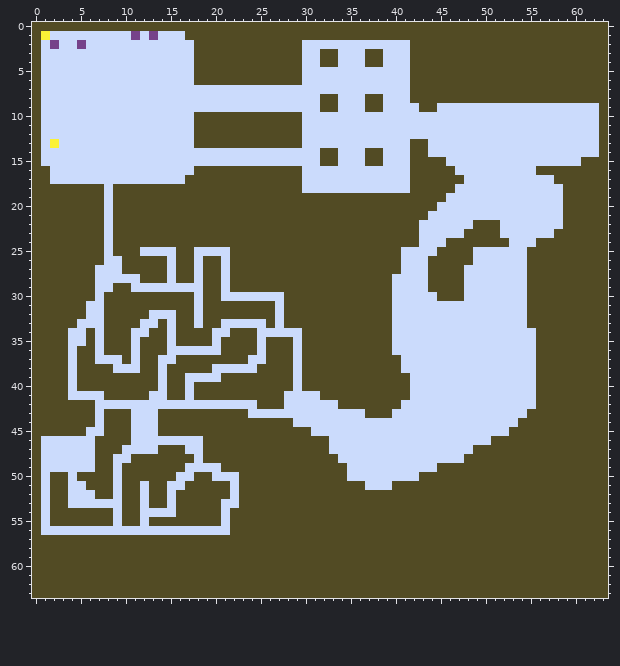
Two versions of one pixel-art file, docs/assets/image/level.aseprite. The first picture shows the starting point.
64x64 pixels, 1 frame.
After the commit:
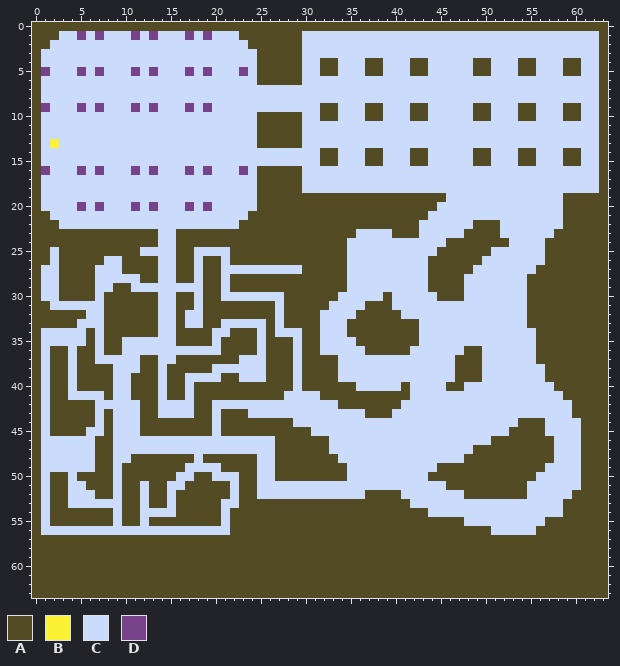
Palette (. is transparent): A #524b24  B #fbf236  C #cbdbfc  D #76428a
From old to new:
y 1: x 1..2 BC -> AA; x 5 C -> D; x 7 C -> D; x 17..22 AAAAAA -> DCDCCC; x 30..62 AAAAAAAAAAAAAAAAAAAAAAAAAAAAAAAAA -> CCCCCCCCCCCCCCCCCCCCCCCCCCCCCCCCC
y 2: x 1..2 CD -> AC; x 5 D -> C; x 18..23 AAAAAA -> CCCCCC; x 42..62 AAAAAAAAAAAAAAAAAAAAA -> CCCCCCCCCCCCCCCCCCCCC
y 3: x 18..24 AAAAAAA -> CCCCCCC; x 32..33 AA -> CC; x 37..38 AA -> CC; x 42..62 AAAAAAAAAAAAAAAAAAAAA -> CCCCCCCCCCCCCCCCCCCCC
y 4: x 18..24 AAAAAAA -> CCCCCCC; x 44..48 AAAAA -> CCCCC; x 51..53 AAA -> CCC; x 56..58 AAA -> CCC; x 61..62 AA -> CC
y 5: x 1 C -> D; x 5 C -> D; x 7 C -> D; x 11 C -> D; x 13 C -> D; x 17..24 CAAAAAAA -> DCDCCCDC; x 32..33 CC -> AA; x 37..38 CC -> AA; x 44..48 AAAAA -> CCCCC; x 51..53 AAA -> CCC; x 56..58 AAA -> CCC; x 61..62 AA -> CC
y 6: x 18..24 AAAAAAA -> CCCCCCC; x 42..62 AAAAAAAAAAAAAAAAAAAAA -> CCCCCCCCCCCCCCCCCCCCC
y 7: x 42..62 AAAAAAAAAAAAAAAAAAAAA -> CCCCCCCCCCCCCCCCCCCCC
y 8: x 32..33 AA -> CC; x 37..38 AA -> CC; x 42..62 AAAAAAAAAAAAAAAAAAAAA -> CCCCCCCCCCCCCCCCCCCCC
y 9: x 1 C -> D; x 5 C -> D; x 7 C -> D; x 11 C -> D; x 13 C -> D; x 17 C -> D; x 19 C -> D; x 42 C -> A; x 44 A -> C; x 49..50 CC -> AA; x 54..55 CC -> AA; x 59..60 CC -> AA
y 10: x 18..24 AAAAAAA -> CCCCCCC; x 32..33 CC -> AA; x 37..38 CC -> AA; x 42..43 CC -> AA; x 49..50 CC -> AA; x 54..55 CC -> AA; x 59..60 CC -> AA
y 11..12: x 18..24 AAAAAAA -> CCCCCCC
y 13: x 18..24 AAAAAAA -> CCCCCCC; x 42..43 AA -> CC
y 14: x 49..50 CC -> AA; x 54..55 CC -> AA; x 59..60 CC -> AA
y 15: x 44..45 AA -> CC; x 49..50 CC -> AA; x 54..55 CC -> AA; x 59..62 CCAA -> AACC
y 16: x 1 A -> D; x 5 C -> D; x 7 C -> D; x 11 C -> D; x 13 C -> D; x 17..24 CAAAAAAA -> DCDCCCDC; x 42..46 AAAAA -> CCCCC; x 56..62 AAAAAAA -> CCCCCCC
y 17: x 1 A -> C; x 17..24 AAAAAAAA -> CCCCCCCC; x 42..47 AAAAAA -> CCCCCC; x 58..62 AAAAA -> CCCCC
y 18: x 1..7 AAAAAAA -> CCCCCCC; x 9..24 AAAAAAAAAAAAAAAA -> CCCCCCCCCCCCCCCC; x 42..46 AAAAA -> CCCCC; x 59..62 AAAA -> CCCC
y 19: x 1..7 AAAAAAA -> CCCCCCC; x 9..24 AAAAAAAAAAAAAAAA -> CCCCCCCCCCCCCCCC
y 20: x 1..7 AAAAAAA -> CCCCDCD; x 9..24 AAAAAAAAAAAAAAAA -> CCDCDCCCDCDCCCCC
y 21: x 2..7 AAAAAA -> CCCCCC; x 9..23 AAAAAAAAAAAAAAA -> CCCCCCCCCCCCCCC
y 22: x 3..7 AAAAA -> CCCCC; x 9..22 AAAAAAAAAAAAAA -> CCCCCCCCCCCCCC
y 23: x 8 C -> A; x 14..15 AA -> CC; x 36..39 AAAA -> CCCC
y 24: x 8 C -> A; x 14..15 AA -> CC; x 35..42 AAAAAAAA -> CCCCCCCC; x 56 A -> C
y 25: x 2 A -> C; x 8 C -> A; x 35..40 AAAAAA -> CCCCCC; x 49..50 CC -> AA; x 55..56 AA -> CC
y 26: x 2 A -> C; x 14 A -> C; x 35..40 AAAAAA -> CCCCCC; x 49 C -> A; x 55..56 AA -> CC
y 27: x 1..2 AA -> CC; x 14 A -> C; x 22..29 AAAAAAAA -> CCCCCCCC; x 35..40 AAAAAA -> CCCCCC; x 48 C -> A; x 55 A -> C
y 28: x 1..2 AA -> CC; x 14 A -> C; x 35..39 AAAAA -> CCCCC
y 29: x 1..2 AA -> CC; x 35..39 AAAAA -> CCCCC
y 30: x 1..2 AA -> CC; x 14..15 AA -> CC; x 34..38 AAAAA -> CCCCC
y 31: x 2..5 AAAA -> CCCC; x 14..15 AA -> CC; x 33..36 AAAA -> CCCC
y 32: x 13 C -> A; x 17 A -> C; x 32..35 AAAA -> CCCC; x 40 C -> A
y 33: x 12..14 CCA -> AAC; x 17 A -> C; x 32..34 AAA -> CCC; x 40..42 CCC -> AAA
y 34: x 1..3 AAA -> CCC; x 11..12 CC -> AA; x 14 A -> C; x 26 C -> A; x 32..34 AAA -> CCC; x 40..42 CCC -> AAA
y 35: x 1..3 AAA -> CCC; x 10 A -> C; x 12..14 AAA -> CCC; x 32..35 AAAA -> CCCC; x 40..42 CCC -> AAA
y 36: x 1 A -> C; x 10 A -> C; x 12..14 AAA -> CCC; x 32..36 AAAAA -> CCCCC; x 40..41 CC -> AA; x 48..49 CC -> AA
y 37: x 1 A -> C; x 10 A -> C; x 23 A -> C; x 34..40 AAAAAAA -> CCCCCCC; x 47..49 CCC -> AAA
y 38: x 1 A -> C; x 25 A -> C; x 34..40 AAAAAAA -> CCCCCCC; x 47..49 CCC -> AAA; x 56 A -> C
y 39: x 1 A -> C; x 9..10 AA -> CC; x 23..25 AAA -> CCC; x 34..41 AAAAAAAA -> CCCCCCCC; x 47..49 CCC -> AAA; x 56 A -> C
y 40: x 1 A -> C; x 9..10 AA -> CC; x 36..40 AAAAA -> CCCCC; x 46..47 CC -> AA; x 56..57 AA -> CC
y 41: x 1 A -> C; x 9..10 AA -> CC; x 13 C -> A; x 56..58 AAA -> CCC
y 42: x 1 A -> C; x 12..13 CC -> AA; x 18..19 CC -> AA; x 25..27 AAA -> CCC; x 56..59 AAAA -> CCCC
y 43: x 1 A -> C; x 9..10 AA -> CC; x 12..17 CCAAAA -> AACCCC; x 20 A -> C; x 55..59 AAAAA -> CCCCC
y 44..45: x 1 A -> C; x 9..10 AA -> CC; x 12..13 CC -> AA; x 20 A -> C; x 57..60 AAAA -> CCCC
y 46: x 9..10 AA -> CC; x 19..26 AAAAAAAA -> CCCCCCCC; x 58..60 AAA -> CCC
y 47: x 9 A -> C; x 14..16 AAA -> CCC; x 19..26 AAAAAAAA -> CCCCCCCC; x 58..60 AAA -> CCC
y 48: x 25..26 AA -> CC; x 58..60 AAA -> CCC
y 49: x 25..26 AA -> CC; x 57..60 AAAA -> CCCC
y 50: x 25..26 AA -> CC; x 43 A -> C; x 56..60 AAAAA -> CCCCC
y 51: x 25..36 AAAAAAAAAAAA -> CCCCCCCCCCCC; x 40..45 AAAAAA -> CCCCCC; x 55..60 AAAAAA -> CCCCCC
y 52: x 25..36 AAAAAAAAAAAA -> CCCCCCCCCCCC; x 41..47 AAAAAAA -> CCCCCCC; x 55..59 AAAAA -> CCCCC
y 53: x 42..58 AAAAAAAAAAAAAAAAA -> CCCCCCCCCCCCCCCCC
y 54: x 44..58 AAAAAAAAAAAAAAA -> CCCCCCCCCCCCCCC
y 55: x 48..56 AAAAAAAAA -> CCCCCCCCC
y 56: x 51..55 AAAAA -> CCCCC
